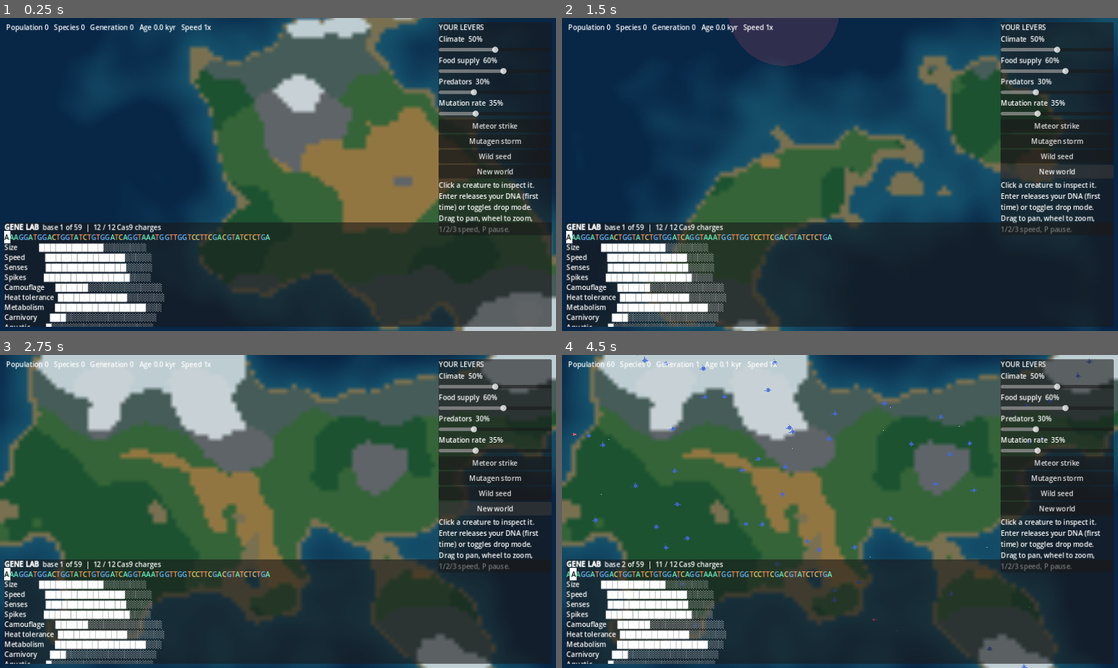
Above: before the commit, frames 1-4 (two rows, left to right).
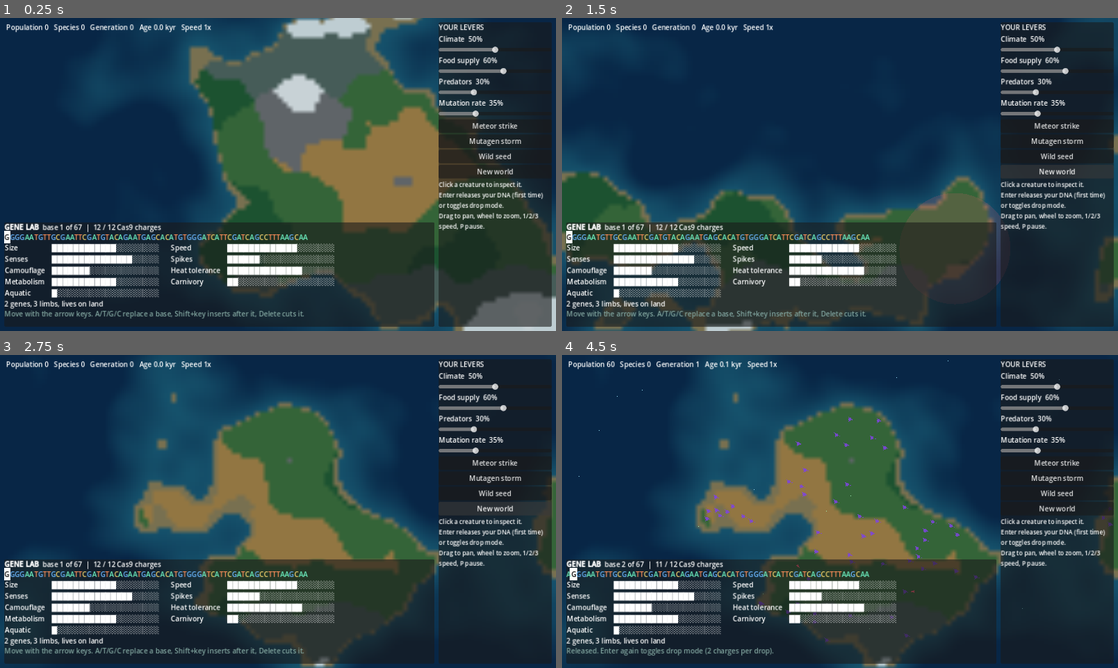
Above: after the commit, the same moments.

Repository: CakeRepository/primordia
Game: Godot game, scene res://scenes/main.tscn
The game is run twice, just before and just after one commit, with the same random seed, the same clock (stepped at 60 frames per second) and the same inputs.
Inputs (mouse positions are in pixels of both pictures, inside the frame that each line leads up to):
- Up to frame 1 (0.25 s): no input
- Up to frame 2 (1.5 s): click "Meteor strike" at 0.5 s; click "New world" at 1.25 s
- Up to frame 3 (2.75 s): click "New world" at 2 s
- Up to frame 4 (4.5 s): click "Mutagen storm" at 2.75 s; click "Wild seed" at 3.5 s; tap A at 4.25 s; move the mouse to (962, 495) at 4.27 s; hold Right from 4.28 s (still down); tap Enter at 4.35 s; click (962, 495) at 4.42 s

The runs differ from the first frame. In frame 1, 9.2% of the frame differs, in the area x 0-98%, y 52-99%; in frame 2, 43%; in frame 3, 61%; in frame 4, 61%, in the area x 0-100%, y 0-100%.

Commit message:
Fix HUD layout, camera pan drift, founder generation and sim edge cases
HUD
- Sliders no longer take keyboard focus: after touching one, the arrow
  keys moved the slider instead of the gene lab cursor.
- Gene lab content (13 lines, ~299px) overflowed its 240px panel, hiding
  the Aquatic row and the status line (extinction, off-target, no-charge
  messages). Trait bars are now a two-column table, which also lines them
  up, and the DNA strip shows as many bases as fit on one line.
- The levers column overlapped the gene lab and, with a creature
  selected, ran past the bottom of the window. It is now a full-height
  column and the gene lab stops at its left edge.
- Species count is reset on extinction and release; drop mode is cleared
  on extinction.

Camera
- Dragging past a map edge kept moving cam.position while Camera2D limits
  pinned the view, so later drags did nothing and the next zoom jumped.
  cam.position is now clamped to the visible range after pan, zoom and
  window resize.

Sim
- Genome.founder() never passed its own filter with 6 genes (each start
  codon adds a Met), so it burned 20000 tries (~3.4 s at startup) and
  returned the unfiltered fallback. It now builds 2-gene candidates
  (~1.5% pass rate, ~10 ms).
- Creatures eaten by a carnivore no longer move and eat food later in the
  same tick.
- New world respawns predators instead of stranding them in the wrong
  biome, where they could never move.

Tests: regression checks for the above; test_main now exits non-zero on
failure.

Co-Authored-By: Claude Opus 5.5 <noreply@anthropic.com>

Diff:
--- a/scripts/genome.gd
+++ b/scripts/genome.gd
@@ -126,10 +126,12 @@
 
 
 ## A viable land founder: moderate traits, no spikes, herbivore, land dweller.
+## Two genes: every gene's start codon adds a Met (size, heat tolerance, limbs), so with
+## more genes the traits saturate and almost no candidate passes the filter.
 static func founder(rng: RandomNumberGenerator) -> String:
 	for _t in 20000:
 		var s := junk(rng, 5)
-		for _i in 6:
+		for _i in 2:
 			s += random_gene(rng, 7) + junk(rng, 4)
 		var g := decode(s)
 		if g["size"] > .25 and g["size"] < .75 and g["speed"] > .25 and g["speed"] < .75 \
--- a/scripts/main.gd
+++ b/scripts/main.gd
@@ -2,6 +2,7 @@
 ## Camera, input and HUD. Everything is built in code so the scene file stays trivial.
 
 const MAX_CHARGES := 12
+const SIDE_W := 260 # width of the levers column on the right
 
 var world: World
 var cam: Camera2D
@@ -38,6 +39,7 @@
 	var vp := get_viewport_rect().size
 	var z := maxf(vp.x / World.WW, vp.y / World.WH)
 	cam.zoom = Vector2(z, z)
+	get_viewport().size_changed.connect(func(): _zoom(1.0))
 	lab_dna = Genome.founder(world.rng)
 	lab_orig = lab_dna
 	world.extinct.connect(_on_extinct)
@@ -53,12 +55,15 @@
 	stats_label.position = Vector2(14, 10)
 	layer.add_child(stats_label)
 
+	# Levers take a full-height column on the right; the gene lab stops at its left edge.
 	var right := PanelContainer.new()
 	right.anchor_left = 1.0
 	right.anchor_right = 1.0
-	right.offset_left = -270
+	right.anchor_bottom = 1.0
+	right.offset_left = -SIDE_W - 10
 	right.offset_right = -10
 	right.offset_top = 10
+	right.offset_bottom = -10
 	layer.add_child(right)
 	var box := VBoxContainer.new()
 	right.add_child(box)
@@ -72,10 +77,11 @@
 	_button(box, "Meteor strike", func(): world.meteor())
 	_button(box, "Mutagen storm", func(): world.storm())
 	_button(box, "Wild seed", func(): world.wild_seed())
-	_button(box, "New world", func(): world.gen_world(); world.foods.clear())
+	_button(box, "New world", world.new_world)
 	info_label = Label.new()
 	info_label.autowrap_mode = TextServer.AUTOWRAP_WORD_SMART
 	info_label.custom_minimum_size = Vector2(240, 0)
+	info_label.add_theme_font_size_override("font_size", 14)
 	box.add_child(info_label)
 
 	var lab := PanelContainer.new()
@@ -83,7 +89,7 @@
 	lab.anchor_bottom = 1.0
 	lab.anchor_right = 1.0
 	lab.offset_left = 10
-	lab.offset_right = -10
+	lab.offset_right = -SIDE_W - 20
 	lab.offset_top = -250
 	lab.offset_bottom = -10
 	layer.add_child(lab)
@@ -91,6 +97,7 @@
 	lab_text.bbcode_enabled = true
 	lab_text.scroll_active = false
 	lab_text.fit_content = false
+	lab_text.autowrap_mode = TextServer.AUTOWRAP_OFF
 	lab_text.custom_minimum_size = Vector2(0, 230)
 	lab.add_child(lab_text)
 
@@ -105,6 +112,7 @@
 	s.step = 0.01
 	s.value = v
 	s.custom_minimum_size = Vector2(240, 18)
+	s.focus_mode = Control.FOCUS_NONE # otherwise it keeps the arrow keys the gene lab needs
 	s.value_changed.connect(func(x: float): _set_level(key, x))
 	parent.add_child(s)
 	_set_level(key, v)
@@ -128,6 +136,7 @@
 
 func _on_extinct() -> void:
 	released = false
+	drop_mode = false
 	status = "Extinction. Edit the DNA and press Enter to try again."
 
 
@@ -165,8 +174,10 @@
 
 func _lab_bbcode() -> String:
 	var colors := {"A": "6df2c2", "T": "ff8f5a", "G": "6ab7ff", "C": "f2d36d"}
-	var lo := maxi(0, cursor - 70)
-	var hi := mini(lab_dna.length(), cursor + 70)
+	# As many bases as fit on one line (about 11 px each), centred on the cursor.
+	var span := maxi(20, int(lab_text.size.x / 11.0))
+	var lo := clampi(cursor - span / 2, 0, maxi(0, lab_dna.length() - span))
+	var hi := mini(lab_dna.length(), lo + span)
 	var s := "[b]GENE LAB[/b]  base %d of %d  |  %d / %d Cas9 charges\n" % [cursor + 1, lab_dna.length(), charges, MAX_CHARGES]
 	for i in range(lo, hi):
 		var ch := lab_dna[i]
@@ -176,9 +187,12 @@
 		s += t
 	s += "\n"
 	var g := Genome.decode(lab_dna)
+	# Two traits per row, in a table so the bars line up despite the proportional font.
+	s += "[table=4]"
 	for k in Genome.KEYS:
 		var n := roundi(g[k] * 20.0)
-		s += "%-15s %s%s\n" % [Genome.LABELS[k], "█".repeat(n), "░".repeat(20 - n)]
+		s += "[cell]%s   [/cell][cell]%s%s      [/cell]" % [Genome.LABELS[k], "█".repeat(n), "░".repeat(20 - n)]
+	s += "[/table]\n"
 	var hab := "lives in water" if g["aqua"] > 0.65 else ("amphibious" if g["aqua"] > 0.35 else "lives on land")
 	s += "%d genes, %d limbs, %s\n[color=#7fa39d]%s[/color]" % [g["genes"], g["limbs"].size(), hab, status]
 	return s
@@ -224,6 +238,7 @@
 		if _dragging or mm.position.distance_to(_drag_start) > 5.0:
 			_dragging = true
 			cam.position -= mm.relative / cam.zoom
+			_clamp_camera()
 	elif event is InputEventKey and event.pressed and not event.echo:
 		_key(event as InputEventKey)
 
@@ -233,6 +248,18 @@
 	var mz := maxf(vp.x / World.WW, vp.y / World.WH)
 	var z := clampf(cam.zoom.x * f, mz, 5.0)
 	cam.zoom = Vector2(z, z)
+	_clamp_camera()
+
+
+## Keep cam.position where the view really is. Camera2D limits only clamp what is drawn, so
+## dragging past an edge used to build up a hidden offset: later drags did nothing until it
+## was undone, and the next zoom made the view jump.
+func _clamp_camera() -> void:
+	var half := get_viewport_rect().size / cam.zoom / 2.0
+	var hi := Vector2(World.WW, World.WH) - half
+	cam.position = Vector2(
+		clampf(cam.position.x, half.x, hi.x) if half.x < hi.x else World.WW / 2.0,
+		clampf(cam.position.y, half.y, hi.y) if half.y < hi.y else World.WH / 2.0)
 
 
 func _click() -> void:
--- a/scripts/test_genome.gd
+++ b/scripts/test_genome.gd
@@ -14,6 +14,10 @@
 	var f := Genome.decode(dna)
 	print("founder len=%d genes=%d limbs=%d aqua=%.2f" % [f["len"], f["genes"], f["limbs"].size(), f["aqua"]])
 	ok = ok and f["genes"] >= 1 and f["aqua"] < 0.35
+	# founder() must find a candidate that passes its own filter, not fall back
+	for k in ["size", "speed", "sense", "temp", "metab"]:
+		ok = ok and f[k] > 0.25 and f[k] < 0.75
+	ok = ok and f["spikes"] < 0.45 and f["diet"] < 0.35
 	var m := dna
 	for _i in 200:
 		m = Genome.mutate(m, 1.0, rng)
--- a/scripts/test_main.gd
+++ b/scripts/test_main.gd
@@ -29,5 +29,25 @@
 	m.world.wild_seed()
 	m._refresh()
 	print("pop %d charges %d released %s" % [m.world.creatures.size(), m.charges, str(m.released)])
-	print("PASS" if m.released and m.world.tick > 100 else "FAIL")
-	quit(0)
+	var ok: bool = m.released and m.world.tick > 100
+	# sliders must not take keyboard focus, or they swallow the gene lab's arrow keys
+	for s in m.find_children("*", "HSlider", true, false):
+		ok = ok and (s as HSlider).focus_mode == Control.FOCUS_NONE
+	# dragging past the map edge must not build up a hidden camera offset
+	var cam: Camera2D = m.cam
+	var drag := InputEventMouseMotion.new()
+	drag.relative = Vector2(-5000, 0)
+	m._pressed = true
+	m._dragging = true
+	m._unhandled_input(drag)
+	m._pressed = false
+	var half: Vector2 = m.get_viewport_rect().size / cam.zoom / 2.0
+	ok = ok and cam.position.x <= World.WW - half.x + 0.01
+	print("cam after drag %s (max x %.1f)" % [cam.position, World.WW - half.x])
+	# the levers column and the gene lab must not overlap
+	var panels := []
+	for c in m.find_children("*", "PanelContainer", true, false):
+		panels.append((c as Control).get_global_rect())
+	ok = ok and panels.size() == 2 and not panels[0].intersects(panels[1])
+	print("PASS" if ok else "FAIL")
+	quit(0 if ok else 1)
--- a/scripts/test_sim.gd
+++ b/scripts/test_sim.gd
@@ -12,5 +12,9 @@
 			print("tick %d pop %d food %d species %d" % [w.tick, w.creatures.size(), w.foods.size(), w.species])
 	var ok := w.creatures.size() > 20
 	print("final pop %d gen %d" % [w.creatures.size(), w.max_generation()])
+	# extinction stops the world and clears the species count
+	w.creatures.clear()
+	w.step()
+	ok = ok and not w.running and w.species == 0
 	print("PASS" if ok else "FAIL")
 	quit(0 if ok else 1)
--- a/scripts/world.gd
+++ b/scripts/world.gd
@@ -187,6 +187,7 @@
 	preds.clear()
 	history.clear()
 	tick = 0
+	species = 0
 	selected = null
 	for _i in 60:
 		spawn(dna, rand_point(false))
@@ -207,6 +208,14 @@
 	foods = foods.filter(func(f: Food): return f.pos.distance_to(p) > r)
 	if selected != null and not creatures.has(selected):
 		selected = null
+
+
+## Fresh terrain under the current population. Predators are respawned so none are left
+## stranded in the wrong biome, where they could never move again.
+func new_world() -> void:
+	gen_world()
+	foods.clear()
+	preds.clear()
 
 
 func storm() -> void:
@@ -291,7 +300,8 @@
 		grid[grid_index(f.pos)].append(f)
 	var born: Array[Creature] = []
 	for c in creatures:
-		_step_creature(c, rate, born)
+		if not c.dead: # eaten by a carnivore earlier this tick
+			_step_creature(c, rate, born)
 	creatures.append_array(born)
 	for q in preds:
 		_step_predator(q)
@@ -312,6 +322,7 @@
 		_count_species()
 	if running and creatures.is_empty():
 		running = false
+		species = 0
 		extinct.emit()
 
 
